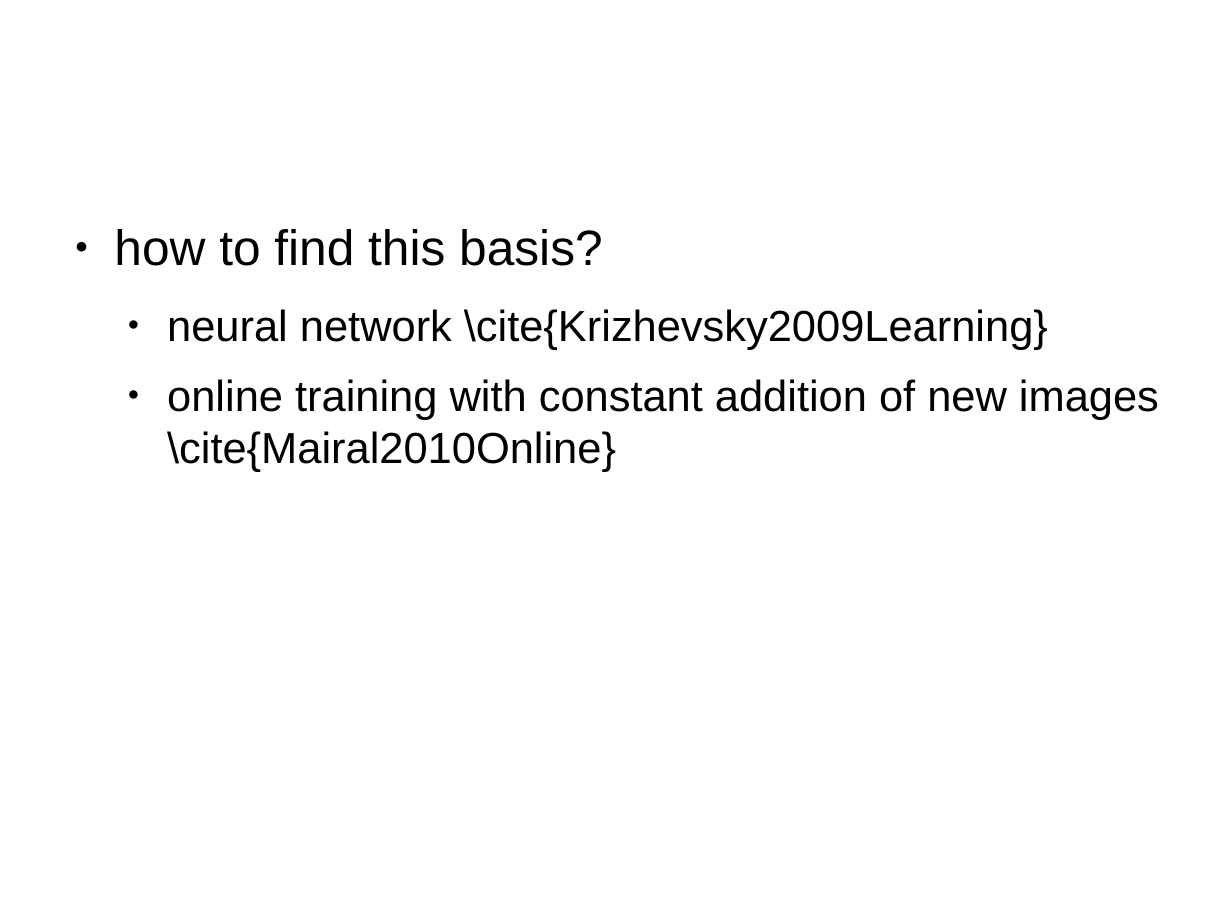
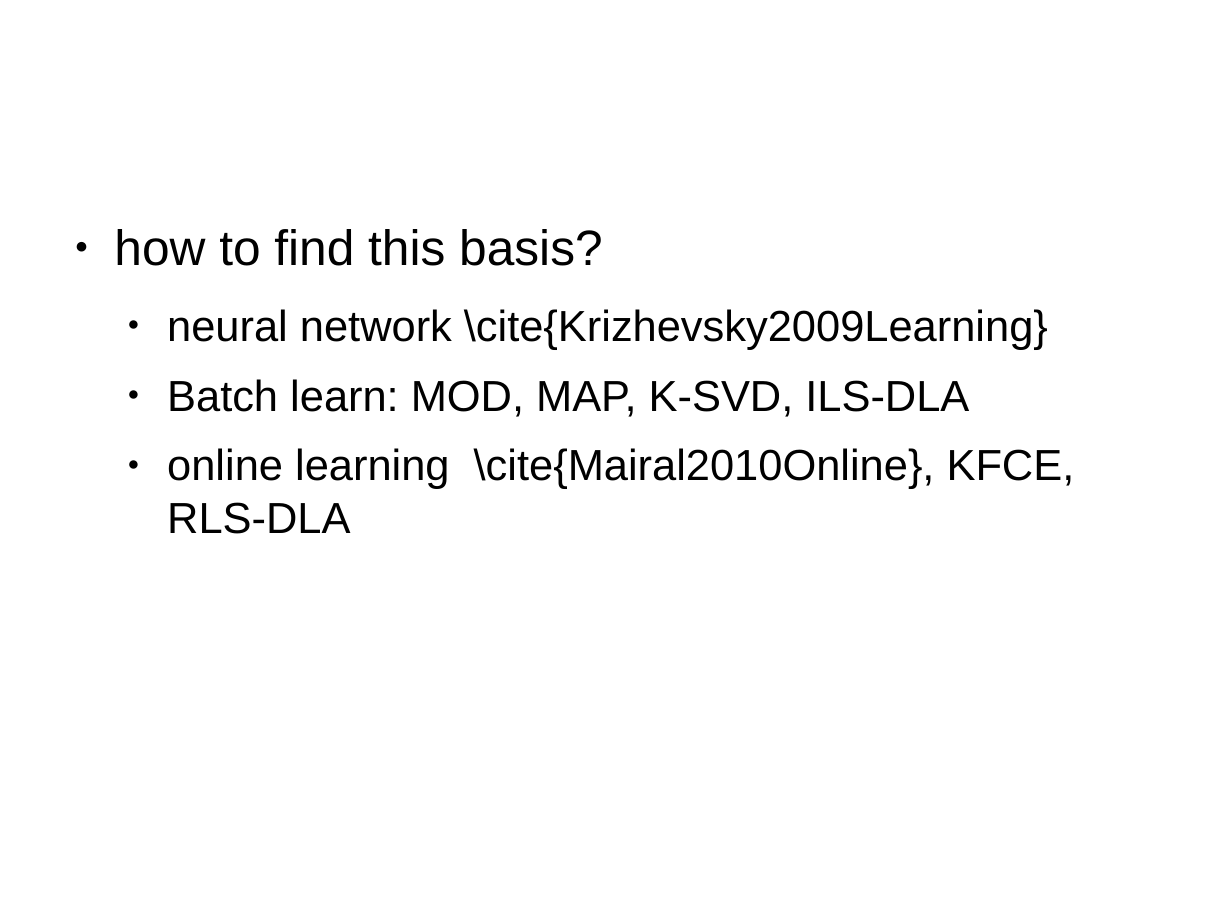
Before and after one commit to Sebu/sprs, a slide deck: slide 12 of progress_report/progress_report.odp. Drawn at 1232x924 pixels with LibreOffice and Linux fonts; fonts in the diff are those of the drawing. Boxes give left, top, right and bottom in pixels: in the first picture for what was removed or moved away, otherwise in the second. Text is boxed around its words. In the diff, an @@ line names an element or a change of style, - is before the commit and + after.

```diff
--- a/progress_report/progress_report.odp
+++ b/progress_report/progress_report.odp
@@ text at (167,379,1075,534): text changed @@
-  ● online training with constant addition of new images \cite{Mairal2010Online}
+  ● Batch learn: MOD, MAP, K-SVD, ILS-DLA
+  ● online learning \cite{Mairal2010Online}, KFCE, RLS-DLA
```
Also in this commit, not shown: 1 other slide changed.
